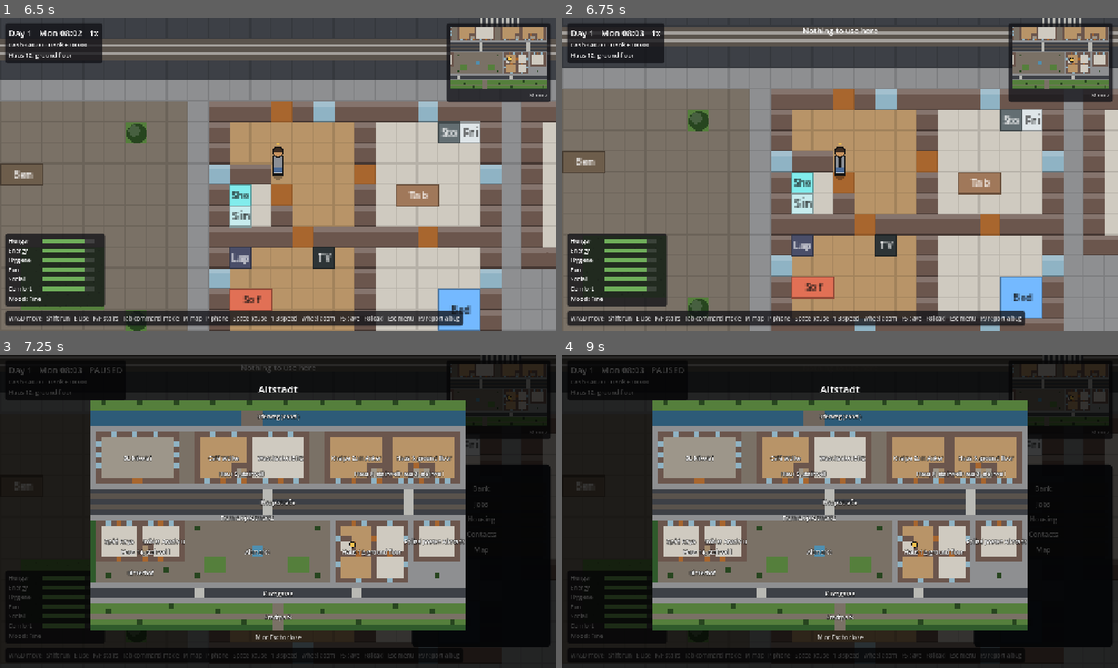
Above: before the commit, frames 1-4 (two rows, left to right).
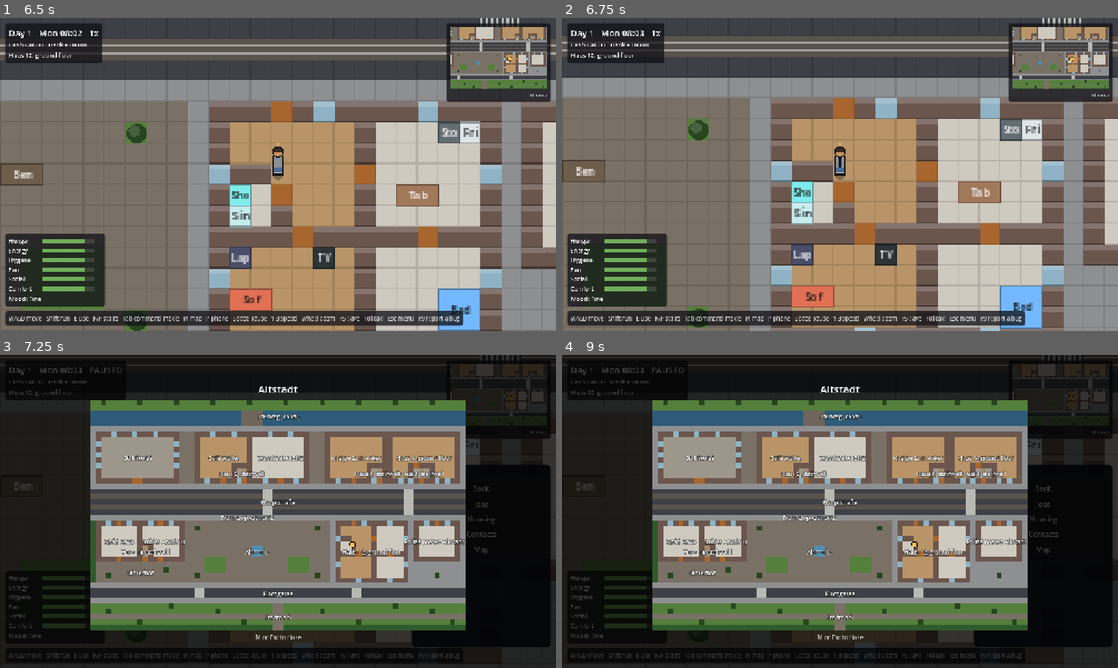
Above: after the commit, the same moments.

Repository: musterm4nn-alt/last-tram
Game: Godot game, scene res://game/main.tscn
Two runs of this game, one before a commit and one after it. Both use one fixed random seed, a clock stepped at 60 frames per second and the inputs below.
Inputs (mouse positions are in pixels of both pictures, inside the frame that each line leads up to):
- Up to frame 1 (6.5 s): click "New game" at 0.5 s; click (183, 108) at 1.27 s; type "12" at 1.35 s; click (183, 136) at 1.5 s; type "12" at 1.58 s; click (183, 168) at 1.73 s; type "12" at 1.82 s; tap Enter (ui_accept) at 2, 2.27, 4.25, 5, 5.75 s; move the mouse to (250, 237) at 2.02 s; hold W (move_up) 2.03-2.75 s; hold E (interact) 2.03-2.75 s; click (250, 237) at 2.17 s; tap P (phone) at 2.3 s; click "Random name" at 2.75 s; click "Start" at 3.5 s; drag from (444, 221) to (250, 237) at 4.27 s; move the mouse to (111, 127) at 5.02 s; hold A (move_left) 5.03-5.75 s; hold Shift (run) 5.03-5.75 s; click (111, 127) at 5.3 s; drag from (305, 174) to (111, 127) at 5.77 s
- Up to frame 2 (6.75 s): tap Enter (ui_accept) at 6.5 s; move the mouse to (756, 96) at 6.52 s; hold S (move_down) from 6.53 s (still down); hold E (interact) from 6.53 s (still down); click (756, 96) at 6.67 s
- Up to frame 3 (7.25 s): keep holding S (move_down); keep holding E (interact); tap Enter (ui_accept) at 6.77 s; tap P (phone) at 6.8 s; tap M (map) at 7.15 s
- Up to frame 4 (9 s): release S (move_down) at 7.25 s; release E (interact) at 7.25 s; drag from (962, 495) to (756, 433) at 7.27 s; click "Bank" at 8 s; click "Jobs" at 8.75 s

Frame 1 is identical in both runs. In frame 2, 27% of the frame differs, in the area x 0-100%, y 2-100%; in frame 3, less than 0.1%; in frame 4, less than 0.1%.

Commit message:
T-0068: discoveries - searching places and learning clues
Co-Authored-By: Claude Opus 5.5 <noreply@anthropic.com>
Claude-Session: https://claude.ai/code/session_01QSiznKxWP1Q8ejGoVtoaRd

Diff:
--- /dev/null
+++ b/data/interactions/discoveries.json
@@ -0,0 +1,6 @@
+{
+	"_doc": "Finding the town's secrets (T-0068, docs/design/discoveries.md). search is a place interaction (target \"place\"): done where you stand, on that place's lot; when it finishes it uncovers a secret you have the clue for (right place and time), or teaches the clue of one that doesn't need it, or finds nothing. teaches_clue: doing it teaches that discovery's clue (notice boards, T-0070). Free will doesn't search (empty advertise).",
+	"interactions": [
+		{ "id": "search", "name": "Have a look around", "target": "place", "duration_minutes": 30, "need_rates": { "fun": 4.0 }, "finish_needs": { "comfort": 3 }, "advertise": {} }
+	]
+}
--- a/game/input/player_controller.gd
+++ b/game/input/player_controller.gd
@@ -83,6 +83,8 @@
 			menu.open_for(someone, get_viewport().get_mouse_position())
 		elif not here.is_empty() and menu != null:
 			menu.open_for(here[0], get_viewport().get_mouse_position())
+		elif Vector3i(cell.x, cell.y, Session.viewed_level) == player.cell() and place_target(Session.sim, player) > 0 and menu != null:
+			menu.open_for(place_target(Session.sim, player), get_viewport().get_mouse_position())
 		else:
 			Session.submit(walk_command(player, world_px, Session.viewed_level))
 	elif event.is_action_pressed("level_up") or event.is_action_pressed("level_down"):
@@ -91,6 +93,8 @@
 	elif not Session.command_mode and event.is_action_pressed("interact"):
 		get_viewport().set_input_as_handled()
 		var object_id := nearest_target(Session.sim, player)
+		if object_id <= 0:
+			object_id = place_target(Session.sim, player)  # nothing in reach: the place itself
 		if object_id > 0 and menu != null:
 			menu.open_for(object_id, get_viewport().get_canvas_transform() * (player.pos * ViewConfig.TILE_PX))
 		else:
@@ -144,6 +148,13 @@
 	return best
 
 
+## The lot under the person when it offers place interactions (searching), else 0: what E
+## opens with nothing in reach, and a click on yourself in command mode (T-0068).
+static func place_target(sim: Sim, person: Person) -> int:
+	var lot := Lots.lot_at(sim, person.cell())
+	return lot.id if lot != null and not Interactions.offered_by_place(sim, person, lot.id).is_empty() else 0
+
+
 ## What E would use: the best-scoring object or person in reach (people use the same reach
 ## and facing bonus as objects), or 0.
 static func nearest_target(sim: Sim, person: Person) -> int:
--- a/game/ui/hud.gd
+++ b/game/ui/hud.gd
@@ -121,6 +121,8 @@
 		return rent_notice(event, sim)
 	if event.get("type") in [&"evicted", &"moved_in", &"rent_flat_refused"]:
 		return HousingApp.notice(event, sim)
+	if event.get("type") in [&"clue_learned", &"discovery_uncovered", &"searched"]:
+		return NotebookApp.notice(event, sim)
 	if int(data.get("person_id", -1)) != player_id:
 		return ""
 	if event.get("type") == &"work_reminder" and sim != null:
--- a/game/ui/interaction_menu.gd
+++ b/game/ui/interaction_menu.gd
@@ -1,6 +1,7 @@
 class_name InteractionMenu
 extends PopupMenu
-## The small menu of what an object or a person offers ("Grab a snack", "Chat"...). Opened by
+## The small menu of what an object, a person or the place you stand on (T-0068: "Have a look
+## around") offers ("Grab a snack", "Chat"...). Opened by
 ## a click on an object or person in command mode or by E in direct mode (PlayerController);
 ## choosing an entry queues it for the player with a QueueInteractionCommand. PopupMenu closes itself on
 ## a choice, on Esc and on a click outside.
@@ -50,6 +51,8 @@
 	if sim.world.get_person(target_id) != null:
 		return Interactions.offered_by_person(sim, sim.world.player_id, target_id)
 	var player := sim.world.player()
+	if sim.world.lots.has(target_id):
+		return Interactions.offered_by_place(sim, player, target_id)
 	return Interactions.offered_by(sim, target_id).filter(func(def: InteractionDef) -> bool:
 		return player == null or not Requirements.check(sim, player, def, target_id) in Requirements.HIDDEN)
 
@@ -84,8 +87,11 @@
 	var out: Array[String] = []
 	var person := sim.world.get_person(object_id)
 	var obj := sim.world.get_object(object_id)
+	var lot: Lot = sim.world.lots.get(object_id)
 	if person != null:
 		out.append(person.full_name())
+	elif lot != null:
+		out.append(sim.content.place(lot.place_id).name)
 	elif obj != null:
 		var def := sim.content.object_def(obj.def_id)
 		var header := def.name if def != null else obj.def_id
--- /dev/null
+++ b/game/ui/phone/notebook_app.gd
@@ -0,0 +1,27 @@
+class_name NotebookApp
+extends RefCounted
+## The player's notebook (T-0068 notices; the phone app comes with T-0069): what they learn
+## and find, in words. Pure helpers.
+
+
+## The notice for a discovery event about the player ("" otherwise): a clue heard or found,
+## a find, or a search that turned up nothing.
+static func notice(event: Dictionary, sim: Sim) -> String:
+	var data: Dictionary = event.get("data", {})
+	if sim == null or int(data.get("person_id", -1)) != sim.world.player_id:
+		return ""
+	var def := sim.content.discovery(String(data.get("discovery_id", "")))
+	var place := sim.content.place(def.place_id) if def != null else null
+	match event.get("type"):
+		&"clue_learned":
+			if place == null:
+				return ""
+			if String(data.get("source", "")) == "talk":
+				return "You heard something about %s." % place.name
+			return "A lead: something about %s. (Notebook)" % place.name
+		&"discovery_uncovered":
+			return "You found something: %s." % def.name if def != null else ""
+		&"searched":
+			if String(data.get("result", "")) == "nothing":
+				return "Nothing here."
+	return ""
--- a/sim/actions/interactions.gd
+++ b/sim/actions/interactions.gd
@@ -29,6 +29,19 @@
 		return out
 	for candidate: InteractionDef in sim.content.interactions.values():
 		if candidate.target == "person" and not candidate.remote:
+			out.append(candidate)
+	return out
+
+
+## Place interactions (T-0068) for `person` on the lot `lot_id`: offered only while they stand
+## on it. In content order.
+static func offered_by_place(sim: Sim, person: Person, lot_id: int) -> Array[InteractionDef]:
+	var out: Array[InteractionDef] = []
+	var here := Lots.lot_at(sim, person.cell()) if person != null else null
+	if here == null or here.id != lot_id:
+		return out
+	for candidate: InteractionDef in sim.content.interactions.values():
+		if candidate.target == "place":
 			out.append(candidate)
 	return out
 
--- a/sim/actions/requirements.gd
+++ b/sim/actions/requirements.gd
@@ -33,6 +33,12 @@
 		return "has_home"
 	if not def.requires_discovery.is_empty() and not person.discoveries.has(def.requires_discovery):
 		return "unknown_secret"
+	if def.target == "place":
+		var place_lot: Lot = sim.world.lots.get(target_id)
+		if place_lot == null:
+			return "no_place"
+		if not Lots.may_enter(sim, person, place_lot):
+			return "private" if place_lot.access == Lot.PRIVATE else "closed"
 	if def.target == "object":
 		var obj := sim.world.get_object(target_id)
 		var lot := Lots.lot_at(sim, obj.origin) if obj != null else null
--- a/sim/commands/queue_interaction_command.gd
+++ b/sim/commands/queue_interaction_command.gd
@@ -33,8 +33,11 @@
 		return
 	if person.action_queue.size() >= Person.MAX_QUEUE:
 		return
-	var options := Interactions.offered_by_person(sim, person_id, target_id) if def.target == "person" \
-		else Interactions.offered_by(sim, target_id)
+	var options := Interactions.offered_by(sim, target_id)
+	if def.target == "person":
+		options = Interactions.offered_by_person(sim, person_id, target_id)
+	elif def.target == "place":
+		options = Interactions.offered_by_place(sim, person, target_id)
 	var offered := false
 	for candidate: InteractionDef in options:
 		if candidate.id == interaction_id:
--- a/sim/content/interaction_loader.gd
+++ b/sim/content/interaction_loader.gd
@@ -12,7 +12,8 @@
 ## plus "min_minutes"/"max_minutes". Optional: "time_skip": true (the game skips ahead while
 ## the player does it, like sleeping), "routine": "sleep" | "out" (see Routines),
 ## "finish_moodlet", and "target": "person" with a "social" block (SocialLoader) instead of
-## object_tags for things done to another person.
+## object_tags for things done to another person, or "target": "place" for things done where
+## the person stands (T-0068: searching; the target id is the lot).
 
 
 ## Read `dir` (every sorted .json file) into `db.interactions`.
@@ -46,8 +47,8 @@
 			def.target = reader.read_str(d, "target", ctx)
 		if def.target == "person":
 			def.social = SocialLoader.read(db, reader, d, ctx)
-		elif def.target != "object":
-			reader.error("%s: 'target' must be \"object\" or \"person\"" % ctx)
+		elif def.target != "object" and def.target != "place":
+			reader.error("%s: 'target' must be \"object\", \"person\" or \"place\"" % ctx)
 		if def.target == "object" or d.has("object_tags"):
 			def.object_tags = reader.read_str_array(d, "object_tags", ctx)
 		var has_duration := d.has("duration_minutes")
--- a/sim/discoveries/discoveries.gd
+++ b/sim/discoveries/discoveries.gd
@@ -90,3 +90,49 @@
 		if (lot != null and person.home_lot_id == lot.id) or (job != null and job.place_id == place_id):
 			out.append(person)
 	return out
+
+
+## A search at `place_id` finishes (T-0068; no rng): uncover a discovery the person has the
+## clue for and that is eligible now; else learn the clue of one here that doesn't need it
+## (any time; the clue says when); else nothing. Discoveries are tried in id order. Emits
+## &"searched" {person_id, place_id, result: "found" | "clue" | "nothing", discovery_id}.
+static func search(sim: Sim, person: Person, place_id: String) -> String:
+	var ids: Array = sim.content.discoveries.keys()
+	ids.sort()
+	var result := "nothing"
+	var found_id := ""
+	for id: String in ids:
+		if person.known_clues.has(id) and eligible(sim, person, sim.content.discoveries[id], place_id):
+			uncover(sim, person, id)
+			result = "found"
+			found_id = id
+			break
+	if found_id.is_empty():
+		for id: String in ids:
+			var def: DiscoveryDef = sim.content.discoveries[id]
+			if not def.clue_required and def.place_id == place_id and def.level == person.level \
+					and learn_clue(sim, person, id, "search", 0):
+				result = "clue"
+				found_id = id
+				break
+	sim.emit_event(&"searched", {"person_id": person.id, "place_id": place_id, "result": result, "discovery_id": found_id})
+	return result
+
+
+## After a good friendly talk (T-0068), each tells the other one clue (the first by id) they
+## know or have found and the other doesn't, if their trust in the listener reaches the
+## discovery's share_trust (never for -1).
+static func share_clues(sim: Sim, a: Person, b: Person) -> void:
+	_share(sim, a, b)
+	_share(sim, b, a)
+
+
+static func _share(sim: Sim, speaker: Person, listener: Person) -> void:
+	var view := Social.relationship(speaker, listener.id)
+	var trust := view.trust if view != null else 0.0
+	var told := Array(speaker.known_clues) + Array(speaker.discoveries)
+	told.sort()
+	for id: String in told:
+		var def := sim.content.discovery(id)
+		if def != null and def.share_trust >= 0 and trust >= def.share_trust and learn_clue(sim, listener, id, "talk", speaker.id):
+			return
--- a/sim/social/conversations.gd
+++ b/sim/social/conversations.gd
@@ -91,6 +91,8 @@
 	var salience := absf(outcome.valence) + MEMORY_SALIENCE
 	Social.remember(sim, actor, outcome.memory, [target.id] as Array[int], outcome.valence, salience)
 	Social.remember(sim, target, outcome.memory, [actor.id] as Array[int], outcome.valence, salience)
+	if outcome_id == "success" and def.social.kind == "friendly":
+		Discoveries.share_clues(sim, actor, target)
 	var place := sim.content.place_at(actor.cell())
 	sim.emit_event(&"social_exchange", {
 		"actor_id": actor.id,
--- a/sim/systems/action_system.gd
+++ b/sim/systems/action_system.gd
@@ -35,6 +35,8 @@
 			SocialActions.step_routing(sim, person, action)
 		elif action.state == Action.PERFORMING:
 			SocialActions.step_performing(sim, person, action)
+	elif def != null and def.target == "place":
+		PlaceActions.step(sim, person, action)
 	elif action.state == Action.QUEUED:
 		_step_queued(sim, person, action)
 	elif action.state == Action.ROUTING:
@@ -236,6 +238,10 @@
 		if not SocialActions.still_with_target(sim, person, action):
 			_cancel(sim, person, action, "target_left")
 			return
+	elif def.target == "place":
+		if not PlaceActions.still_there(sim, person, action):
+			_cancel(sim, person, action, "moved")
+			return
 	elif not _still_in_place(sim, person, action):
 		return
 	for need_id: String in def.need_rates:
@@ -253,6 +259,10 @@
 			Jobs.end_shift(sim, person, action, true)
 		if def.target == "person":
 			Conversations.resolve(sim, person, sim.world.get_person(action.target_id), def)
+		if def.target == "place":
+			PlaceActions.finish(sim, person, action)
+		if not def.teaches_clue.is_empty():
+			Discoveries.learn_clue(sim, person, def.teaches_clue, "read", action.target_id)
 		Presentations.on_finish(sim, person, action, def)
 		if not def.finish_moodlet.is_empty():
 			Social.add_moodlet(sim, person, def.finish_moodlet)
--- /dev/null
+++ b/sim/systems/place_actions.gd
@@ -0,0 +1,41 @@
+class_name PlaceActions
+extends RefCounted
+## ActionSystem's steps for place actions (T-0068; static, no state): things done right where
+## the person stands, on the lot that is the action's target (searching). No walking and no
+## slot; moving off the lot or walking cancels it.
+
+
+## One step: a QUEUED action starts once the person stands still on the lot (else it fails
+## with "moved"); a PERFORMING one is cancelled by direct input or a path.
+static func step(sim: Sim, person: Person, action: Action) -> void:
+	if action.state == Action.PERFORMING:
+		if person.move_intent != Vector2.ZERO or not person.path.is_empty():
+			ActionSystem.cancel(sim, person, action, "moved")
+		return
+	if person.move_intent != Vector2.ZERO or not person.path.is_empty():
+		return
+	if not still_there(sim, person, action):
+		ActionSystem.fail(sim, person, action, "moved")
+		return
+	var def := sim.content.interaction(action.interaction_id)
+	var reason := Requirements.check(sim, person, def, action.target_id)
+	if not reason.is_empty():
+		ActionSystem.fail(sim, person, action, reason)
+		return
+	action.state = Action.PERFORMING
+	action.slot_index = 0
+	action.started_tick = sim.clock.tick
+	sim.emit_event(&"action_started", {"person_id": person.id, "interaction_id": action.interaction_id, "target_id": action.target_id})
+
+
+## True while the person stands on the action's lot.
+static func still_there(sim: Sim, person: Person, action: Action) -> bool:
+	var lot := Lots.lot_at(sim, person.cell())
+	return lot != null and lot.id == action.target_id
+
+
+## A finished place action: a search looks for discoveries at the lot's place.
+static func finish(sim: Sim, person: Person, action: Action) -> void:
+	var lot: Lot = sim.world.lots.get(action.target_id)
+	if lot != null and action.interaction_id == "search":
+		Discoveries.search(sim, person, lot.place_id)
--- a/tests/game/test_interaction_menu.gd
+++ b/tests/game/test_interaction_menu.gd
@@ -142,3 +142,19 @@
 	menu.prepare(counter.id)
 	assert_true(menu.is_item_disabled(1))
 	menu.free()
+
+
+func test_the_place_menu_offers_a_look_around() -> void:
+	var sim := SimFactory.new_game(content(), 1)
+	var player := sim.world.player()
+	player.pos = Vector2(30.5, 30.5)
+	var lot := Lots.by_place(sim.world, "altmarkt")
+	assert_eq(PlayerController.place_target(sim, player), lot.id, "E with nothing in reach looks around")
+	assert_eq(InteractionMenu.entries(sim, lot.id), ["Altmarkt", "Have a look around"])
+	assert_eq(InteractionMenu.entries(sim, Lots.by_place(sim.world, "kneipe_anker").id), ["Kneipe Zum Anker", "Nothing to do here"], "only where you stand")
+	var heard := {"type": &"clue_learned", "data": {"person_id": player.id, "discovery_id": "fountain_coins", "source": "talk", "source_id": 3}}
+	assert_eq(Hud.notice_for_event(heard, player.id, content(), sim), "You heard something about Altmarkt.")
+	var found := {"type": &"discovery_uncovered", "data": {"person_id": player.id, "discovery_id": "fountain_coins", "place_id": "altmarkt"}}
+	assert_eq(Hud.notice_for_event(found, player.id, content(), sim), "You found something: Coins in the fountain.")
+	var nothing := {"type": &"searched", "data": {"person_id": player.id, "place_id": "altmarkt", "result": "nothing", "discovery_id": ""}}
+	assert_eq(Hud.notice_for_event(nothing, player.id, content(), sim), "Nothing here.")
--- /dev/null
+++ b/tests/sim/test_searching.gd
@@ -0,0 +1,150 @@
+extends TestCase
+## T-0068: "Have a look around", learning clues from people and from things you read.
+
+
+## A new game at `day` `hour`, the player (free will off) standing on the Altmarkt.
+func _game(day: int, hour: int) -> Sim:
+	var sim := SimFactory.new_game(content(), 1)
+	sim.clock.tick = SimClock.ticks_for(day, hour)
+	var player := sim.world.player()
+	player.free_will = false
+	player.pos = Vector2(30.5, 30.5)
+	player.level = 0
+	for person: Person in sim.world.people.values():
+		person.last_input_tick = sim.clock.tick
+	sim.events.drain()
+	return sim
+
+
+func _altmarkt(sim: Sim) -> Lot:
+	return Lots.by_place(sim.world, "altmarkt")
+
+
+func _searched(sim: Sim) -> Array[Dictionary]:
+	var out: Array[Dictionary] = []
+	for event: Dictionary in sim.events.drain():
+		if event["type"] == &"searched" and int(event["data"]["person_id"]) == sim.world.player_id:
+			out.append(event["data"])
+	return out
+
+
+func test_search_finds_a_lead_then_the_secret_at_the_right_time() -> void:
+	var sim := _game(0, 12)
+	var player := sim.world.player()
+	assert_eq(Discoveries.search(sim, player, "altmarkt"), "clue", "no clue yet: the search turns up a lead")
+	assert_eq(player.known_clues, PackedStringArray(["fountain_coins"]))
+	assert_eq(Discoveries.search(sim, player, "altmarkt"), "nothing", "noon: nothing to find")
+	assert_eq(Discoveries.search(sim, player, "kneipe_anker"), "nothing", "wrong place")
+	sim.clock.tick = SimClock.ticks_for(0, 23)
+	var cash := player.wallet.cash
+	assert_eq(Discoveries.search(sim, player, "altmarkt"), "found")
+	assert_eq(player.wallet.cash, cash + 340)
+	assert_eq(Discoveries.search(sim, player, "altmarkt"), "nothing", "found already")
+	var results := _searched(sim).map(func(d: Dictionary) -> String: return d["result"])
+	assert_eq(results, ["clue", "nothing", "nothing", "found", "nothing"])
+
+
+func test_searching_is_an_action_where_you_stand() -> void:
+	var sim := _game(0, 23)
+	var player := sim.world.player()
+	var lot := _altmarkt(sim)
+	Discoveries.learn_clue(sim, player, "fountain_coins", "talk")
+	sim.events.drain()
+	sim.submit(QueueInteractionCommand.new(player.id, "search", lot.id))
+	sim.run_minutes(29)
+	assert_true(Jobs.working(sim, player) == false and player.action_queue[0].state == Action.PERFORMING, "still looking")
+	assert_eq(player.discoveries, PackedStringArray())
+	sim.run_minutes(2)
+	assert_true(player.action_queue.is_empty())
+	assert_eq(player.discoveries, PackedStringArray(["fountain_coins"]), "found the coins after half an hour")
+	sim.submit(QueueInteractionCommand.new(player.id, "search", Lots.by_place(sim.world, "kneipe_anker").id))
+	sim.step()
+	assert_true(player.action_queue.is_empty(), "you can only look around where you are")
+
+
+func test_walking_away_stops_the_search() -> void:
+	var sim := _game(0, 12)
+	var player := sim.world.player()
+	sim.submit(QueueInteractionCommand.new(player.id, "search", _altmarkt(sim).id))
+	sim.run_minutes(5)
+	sim.submit(SetMoveIntentCommand.new(player.id, Vector2.RIGHT))
+	sim.step()
+	assert_true(player.action_queue.is_empty())
+	assert_eq(player.known_clues, PackedStringArray(), "no lead when you leave early")
+
+
+func test_closed_and_private_places_cant_be_searched() -> void:
+	var sim := _game(0, 12)
+	var player := sim.world.player()
+	var search := content().interaction("search")
+	assert_eq(Requirements.check(sim, player, search, Lots.by_place(sim.world, "kneipe_anker").id), "closed")
+	var other_home: Lot = null
+	for lot: Lot in sim.world.lots.values():
+		if lot.access == Lot.PRIVATE and lot.id != player.home_lot_id:
+			other_home = lot
+			break
+	assert_eq(Requirements.check(sim, player, search, other_home.id), "private")
+	assert_eq(Requirements.check(sim, player, search, _altmarkt(sim).id), "")
+
+
+func test_saving_mid_search_continues_identically() -> void:
+	var sim := _game(0, 23)
+	var player := sim.world.player()
+	Discoveries.learn_clue(sim, player, "fountain_coins", "talk")
+	sim.submit(QueueInteractionCommand.new(player.id, "search", _altmarkt(sim).id))
+	sim.run_minutes(10)
+	var errors: Array[String] = []
+	var loaded := SaveCodec.from_json(SaveCodec.to_json(sim), content(), errors)
+	assert_true(loaded != null, "%s" % [errors])
+	if loaded == null:
+		return
+	sim.run_minutes(30)
+	loaded.run_minutes(30)
+	assert_eq(loaded.world.player().discoveries, PackedStringArray(["fountain_coins"]))
+	assert_eq(SaveCodec.to_json(loaded), SaveCodec.to_json(sim))
+
+
+func test_people_share_clues_when_they_trust_you() -> void:
+	var sim := _game(0, 12)
+	var player := sim.world.player()
+	var friend: Person = null
+	for person: Person in sim.world.people.values():
+		if person.id != player.id:
+			friend = person
+			break
+	Discoveries.learn_clue(sim, friend, "fountain_coins", "search")
+	Social.set_values(friend, player.id, {"trust": 10.0}, sim.clock.tick)
+	Discoveries.share_clues(sim, friend, player)
+	assert_eq(player.known_clues, PackedStringArray(), "trust 10 is below the 20 it takes")
+	Social.set_values(friend, player.id, {"trust": 25.0}, sim.clock.tick)
+	sim.events.drain()
+	Discoveries.share_clues(sim, player, friend)
+	assert_eq(player.known_clues, PackedStringArray(["fountain_coins"]), "either side can start the talk")
+	var learned := sim.events.drain().filter(func(e: Dictionary) -> bool: return e["type"] == &"clue_learned")
+	assert_eq(learned[0]["data"]["source"], "talk")
+	assert_eq(learned[0]["data"]["source_id"], friend.id)
+	var third: Person = null
+	for person: Person in sim.world.people.values():
+		if person.id != player.id and person.id != friend.id:
+			third = person
+			break
+	Discoveries.uncover(sim, friend, "fountain_coins")
+	Social.set_values(friend, third.id, {"trust": 50.0}, sim.clock.tick)
+	Discoveries.share_clues(sim, friend, third)
+	assert_eq(third.known_clues, PackedStringArray(["fountain_coins"]), "what you found you can still tell")
+
+
+func test_reading_teaches_a_clue() -> void:
+	var sim := _game(0, 12)
+	var player := sim.world.player()
+	var tv: WorldObject = null
+	for obj: WorldObject in sim.world.objects.values():
+		var lot := Lots.lot_at(sim, obj.origin)
+		if obj.def_id == "tv" and lot != null and lot.id == player.home_lot_id:
+			tv = obj
+	var watch := content().interaction("watch_tv")
+	watch.teaches_clue = "fountain_coins"
+	sim.submit(QueueInteractionCommand.new(player.id, "watch_tv", tv.id))
+	sim.run_minutes(120)
+	watch.teaches_clue = ""
+	assert_eq(player.known_clues, PackedStringArray(["fountain_coins"]), "the news mentioned the fountain")
Not shown, added: game/ui/phone/notebook_app.gd.uid
Not shown, added: sim/systems/place_actions.gd.uid
Not shown, added: tests/sim/test_searching.gd.uid
Not shown, changed: tickets/T-0068-search-and-clues.md
